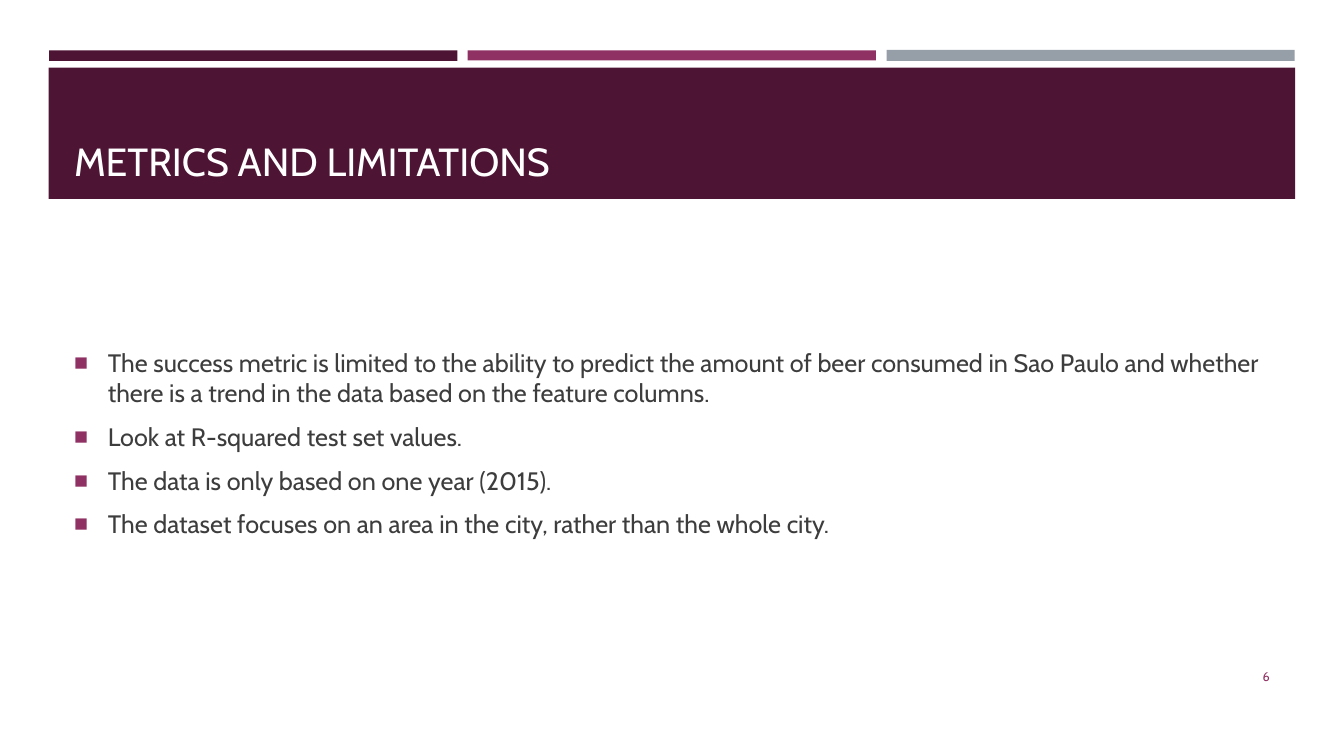
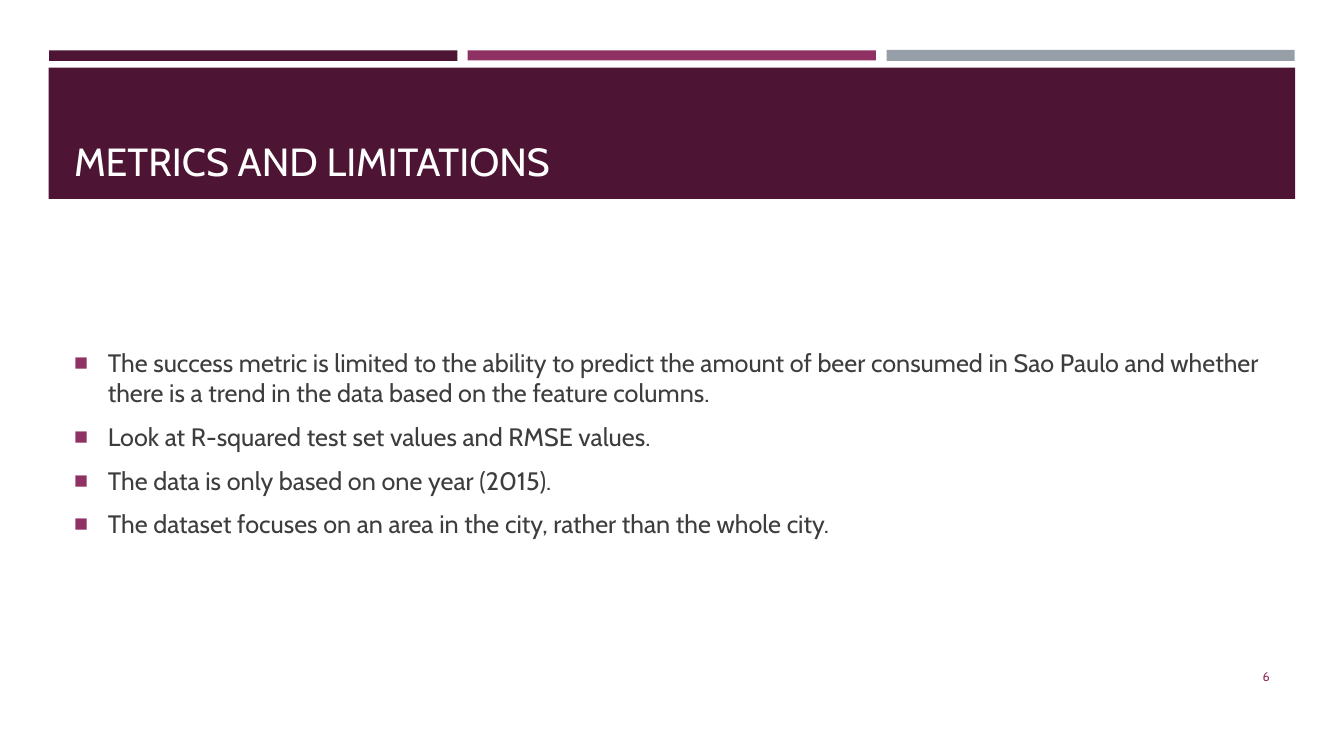
Before and after one commit to devonoregan/devon_oregan_final_part4_project, a slide deck: slide 6 of part4.pptx. Drawn at 1344x756 pixels with LibreOffice and Linux fonts; fonts in the diff are those of the drawing. Boxes give left, top, right and bottom in pixels: in the first picture for what was removed or moved away, otherwise in the second. Text is boxed around its words. In the diff, an @@ line names an element or a change of style, - is before the commit and + after.

```diff
--- a/part4.pptx
+++ b/part4.pptx
@@ text at (108,427,650,452): text changed @@
-■ Look at R-squared test set values.
+■ Look at R-squared test set values and RMSE values.
```
Also in this commit, not shown: 1 other slide changed.
